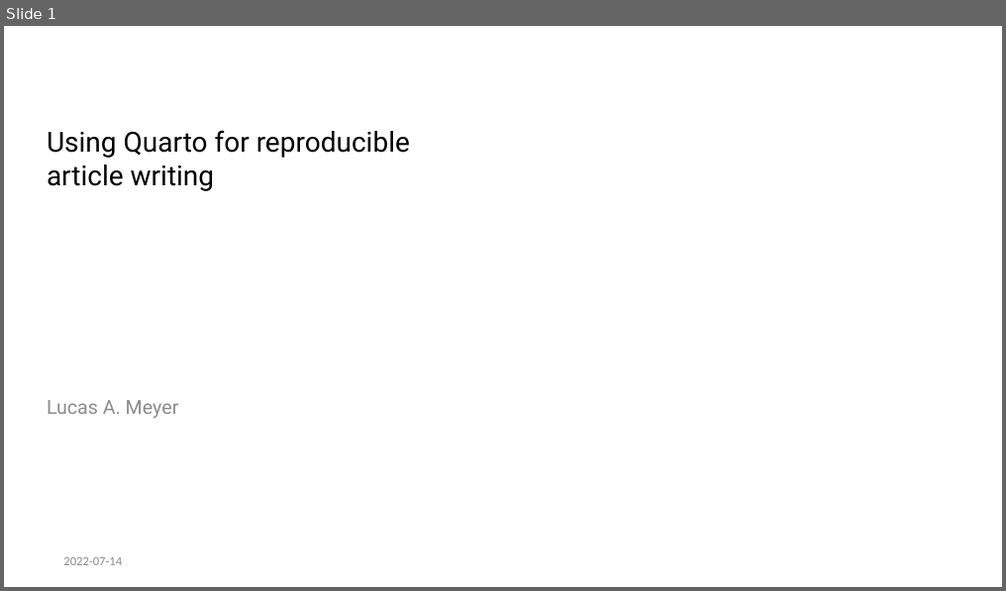
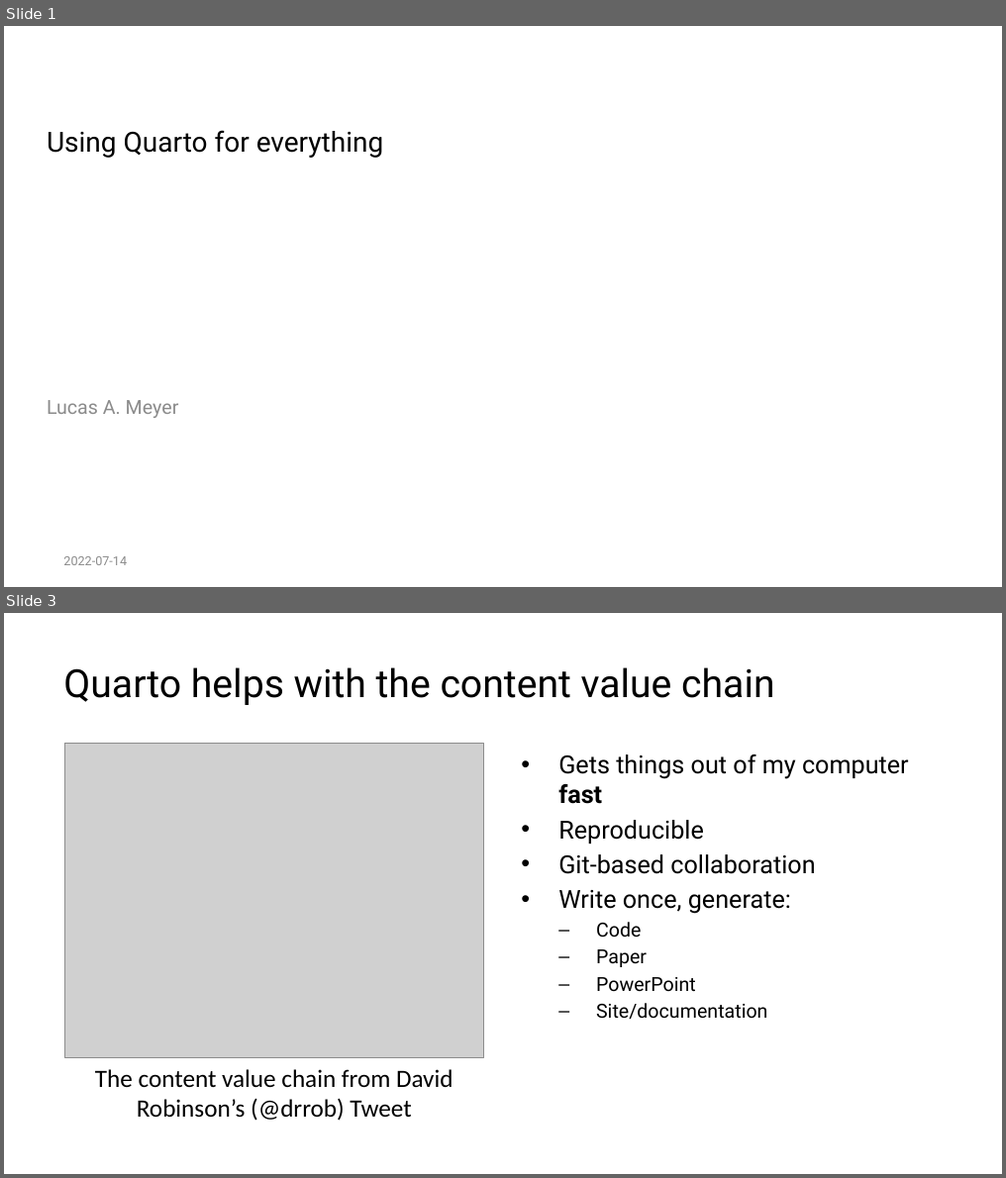
Before and after one commit to lucas-a-meyer/using-quarto, a slide deck: docs/using-quarto-ppt.pptx. Shown one above the other, each under a label of ours: slide 1 before the commit, slides 1 and 3 after it; the slides between them are not shown. The pictures are 1006x591 and 1006x1178 pixels, drawn with LibreOffice and Linux fonts; fonts in the diff are those of the drawing; grey boxes stand for pictures; background and template pictures are left out. Boxes give left, top, right and bottom in pixels: in the first picture for what was removed or moved away, otherwise in the second. Text is boxed around its words. In the diff, an @@ line names an element or a change of style, - is before the commit and + after.

```diff
--- a/docs/using-quarto-ppt.pptx
+++ b/docs/using-quarto-ppt.pptx
@@ slide 3 added at [4, 613, 1002, 1174], background #FFFFFF @@
@@ title added at [63, 667, 774, 705], 28 pt, text #000000 @@
+Quarto helps with the content value chain
@@ picture added at [64, 744, 483, 1059] @@
@@ text added at [558, 755, 909, 1020], 18 pt, text #000000 @@
+• Gets things out of my computer fast
+• Reproducible
+• Git-based collaboration
+• Write once, generate:
+  – Code
+  – Paper
+  – PowerPoint
+  – Site/documentation
@@ text added at [95, 1069, 452, 1121], 18 pt, text #000000 @@
+The content value chain from David Robinson’s (@drrob) Tweet
@@ slide 1 changed as well @@
@@ title at [47, 130, 384, 158]: text changed @@
-Using Quarto for reproducible article writing
+Using Quarto for everything
@@ text "2022-07-14" at [63, 557, 127, 566]: font Calibri to Roboto @@
```
Also in this commit, not shown: 3 other slides changed, 10 other slides added, 1 slide removed, 22 other files.
